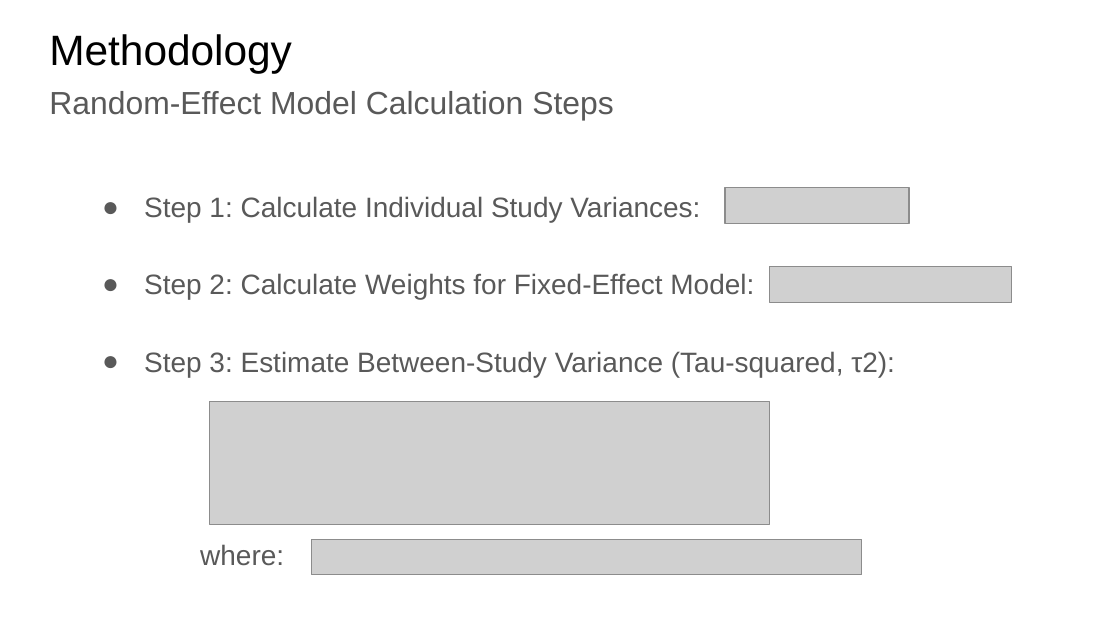
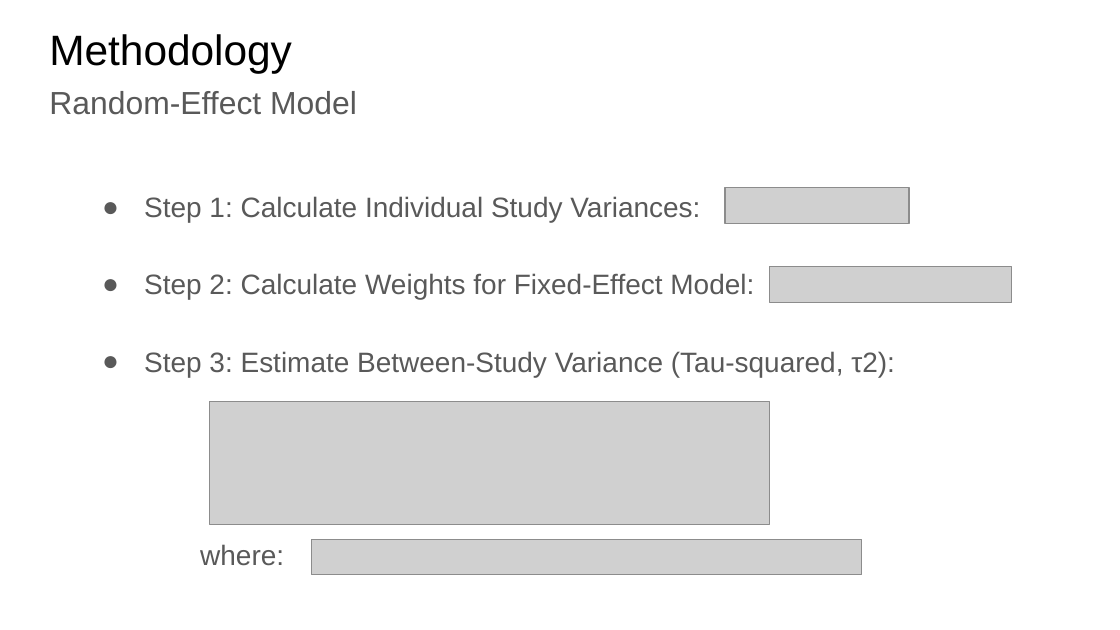
Before and after one commit to khanhgeo/DASC6910-GraduateProject, a slide deck: slide 16 of report/MScDS__Graduate_Project_Presentation__Khanh_Tran_240812.pptx. Drawn at 1120x630 pixels with LibreOffice and Linux fonts; fonts in the diff are those of the drawing; grey boxes stand for pictures. Boxes give left, top, right and bottom in pixels: in the first picture for what was removed or moved away, otherwise in the second. Text is boxed around its words. In the diff, an @@ line names an element or a change of style, - is before the commit and + after.

```diff
--- a/report/MScDS__Graduate_Project_Presentation__Khanh_Tran_240812.pptx
+++ b/report/MScDS__Graduate_Project_Presentation__Khanh_Tran_240812.pptx
@@ text at (49, 91, 357, 115): text changed @@
-Random-Effect Model Calculation Steps
+Random-Effect Model
```
Also in this commit, not shown: 1 other slide changed, 5 other files.
